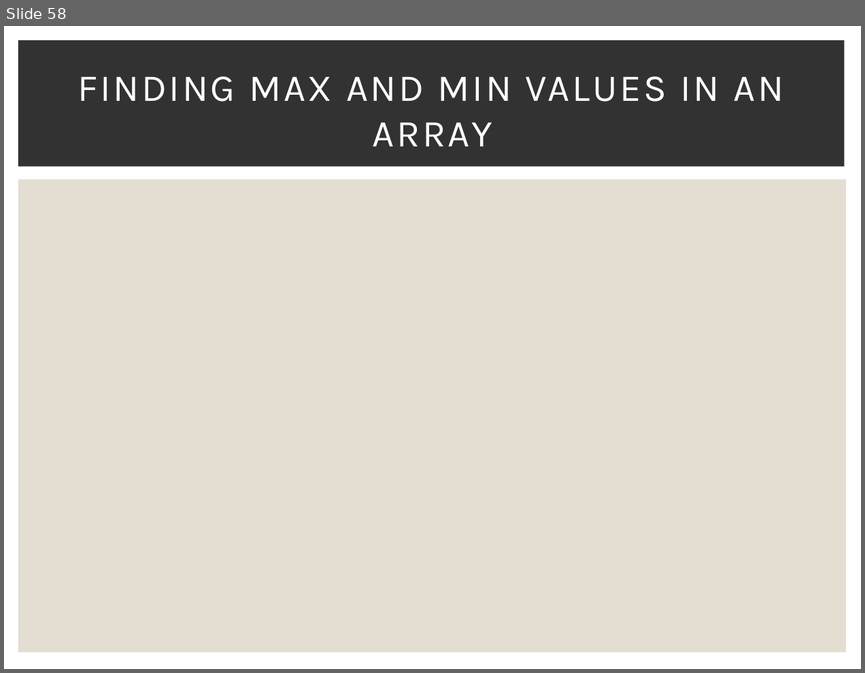
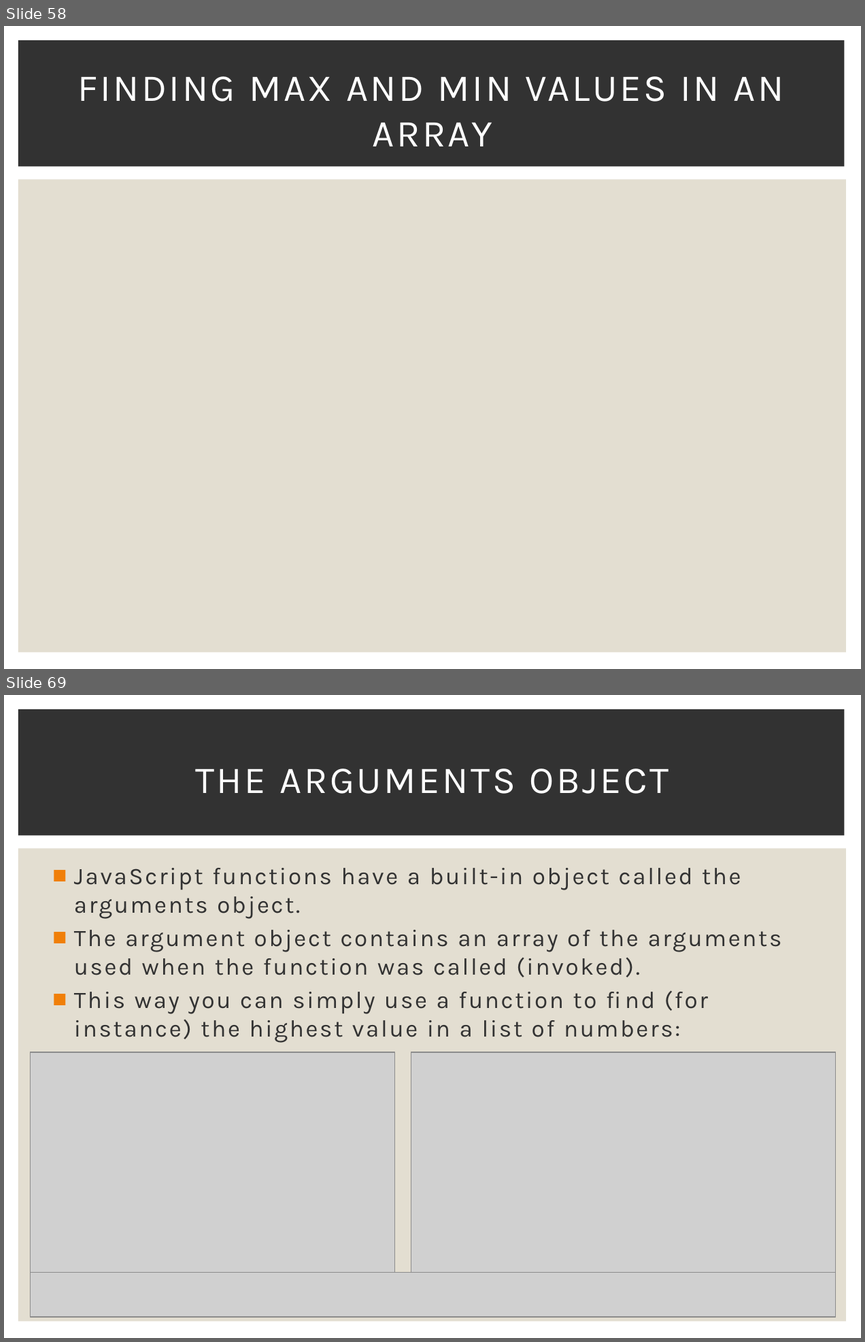
Before and after one commit to Karamihova/Fundamentals-JS, a slide deck: Programming Prep.pptx. Shown one above the other, each under a label of ours: slide 58 before the commit, slides 58 and 69 after it; the slides between them are not shown. The pictures are 865x673 and 865x1342 pixels, drawn with LibreOffice and Linux fonts; fonts in the diff are those of the drawing; grey boxes stand for pictures. Boxes give left, top, right and bottom in pixels: in the first picture for what was removed or moved away, otherwise in the second. Text is boxed around its words. In the diff, an @@ line names an element or a change of style, - is before the commit and + after.

Commit message:
Exercise Functions

```diff
--- a/Programming Prep.pptx
+++ b/Programming Prep.pptx
@@ slide 69 added at (4,695,861,1338), background #FFFFFF; not listed: 2 template elements that a slide beside it also shows @@
@@ title added at (196,768,668,794), 32 pt, text #FFFFFF @@
+THE ARGUMENTS OBJECT
@@ text added at (74,868,782,1042), 20 pt, text #323232 @@
+■ JavaScript functions have a built-in object called the arguments object.
+■ The argument object contains an array of the arguments used when the function was called (invoked).
+■ This way you can simply use a function to find (for instance) the highest value in a list of numbers:
@@ picture added at (30,1052,395,1272) @@
@@ picture added at (411,1052,835,1272) @@
@@ picture added at (30,1272,835,1317) @@
```
Also in this commit, not shown: 28 other slides added, 7 other files.
